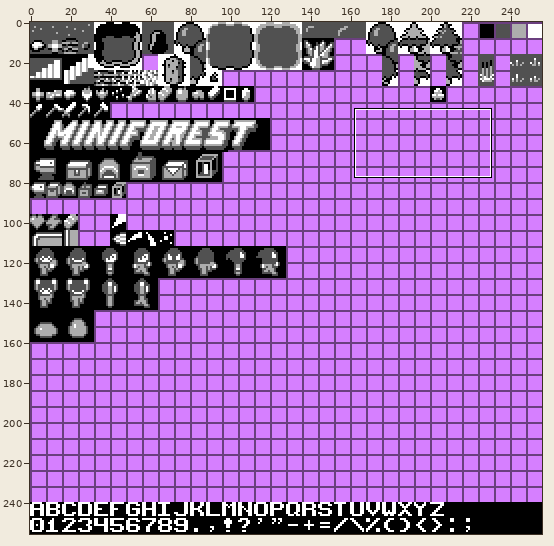
Sprite sheet: res/icons.png. The picture above shows the old version from afar; the outline marks the close-up.
Close-up. Before:
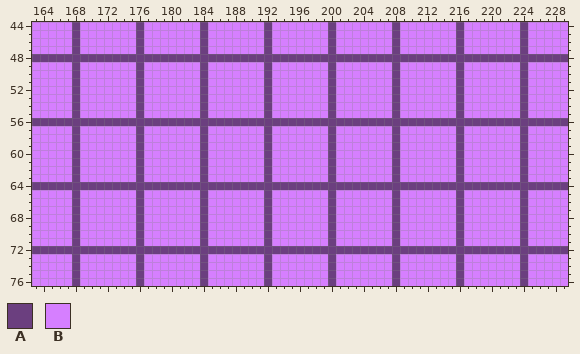
The file is 256x256 pixels. Shown: x 163..229, y 44..76.
Palette (. is transparent): A #6b3f7f  B #d67fff
Pixels before, first column x 163:
44 BBBBBABBBBBBBABBBBBBBABBBBBBBABBBBBBBABBBBBBBABBBBBBBABBBBBBBABBBBB
45 BBBBBABBBBBBBABBBBBBBABBBBBBBABBBBBBBABBBBBBBABBBBBBBABBBBBBBABBBBB
46 BBBBBABBBBBBBABBBBBBBABBBBBBBABBBBBBBABBBBBBBABBBBBBBABBBBBBBABBBBB
47 BBBBBABBBBBBBABBBBBBBABBBBBBBABBBBBBBABBBBBBBABBBBBBBABBBBBBBABBBBB
48 AAAAAAAAAAAAAAAAAAAAAAAAAAAAAAAAAAAAAAAAAAAAAAAAAAAAAAAAAAAAAAAAAAA
49 BBBBBABBBBBBBABBBBBBBABBBBBBBABBBBBBBABBBBBBBABBBBBBBABBBBBBBABBBBB
50 BBBBBABBBBBBBABBBBBBBABBBBBBBABBBBBBBABBBBBBBABBBBBBBABBBBBBBABBBBB
51 BBBBBABBBBBBBABBBBBBBABBBBBBBABBBBBBBABBBBBBBABBBBBBBABBBBBBBABBBBB
52 BBBBBABBBBBBBABBBBBBBABBBBBBBABBBBBBBABBBBBBBABBBBBBBABBBBBBBABBBBB
53 BBBBBABBBBBBBABBBBBBBABBBBBBBABBBBBBBABBBBBBBABBBBBBBABBBBBBBABBBBB
54 BBBBBABBBBBBBABBBBBBBABBBBBBBABBBBBBBABBBBBBBABBBBBBBABBBBBBBABBBBB
55 BBBBBABBBBBBBABBBBBBBABBBBBBBABBBBBBBABBBBBBBABBBBBBBABBBBBBBABBBBB
56 AAAAAAAAAAAAAAAAAAAAAAAAAAAAAAAAAAAAAAAAAAAAAAAAAAAAAAAAAAAAAAAAAAA
57 BBBBBABBBBBBBABBBBBBBABBBBBBBABBBBBBBABBBBBBBABBBBBBBABBBBBBBABBBBB
58 BBBBBABBBBBBBABBBBBBBABBBBBBBABBBBBBBABBBBBBBABBBBBBBABBBBBBBABBBBB
59 BBBBBABBBBBBBABBBBBBBABBBBBBBABBBBBBBABBBBBBBABBBBBBBABBBBBBBABBBBB
60 BBBBBABBBBBBBABBBBBBBABBBBBBBABBBBBBBABBBBBBBABBBBBBBABBBBBBBABBBBB
61 BBBBBABBBBBBBABBBBBBBABBBBBBBABBBBBBBABBBBBBBABBBBBBBABBBBBBBABBBBB
62 BBBBBABBBBBBBABBBBBBBABBBBBBBABBBBBBBABBBBBBBABBBBBBBABBBBBBBABBBBB
63 BBBBBABBBBBBBABBBBBBBABBBBBBBABBBBBBBABBBBBBBABBBBBBBABBBBBBBABBBBB
64 AAAAAAAAAAAAAAAAAAAAAAAAAAAAAAAAAAAAAAAAAAAAAAAAAAAAAAAAAAAAAAAAAAA
65 BBBBBABBBBBBBABBBBBBBABBBBBBBABBBBBBBABBBBBBBABBBBBBBABBBBBBBABBBBB
66 BBBBBABBBBBBBABBBBBBBABBBBBBBABBBBBBBABBBBBBBABBBBBBBABBBBBBBABBBBB
67 BBBBBABBBBBBBABBBBBBBABBBBBBBABBBBBBBABBBBBBBABBBBBBBABBBBBBBABBBBB
68 BBBBBABBBBBBBABBBBBBBABBBBBBBABBBBBBBABBBBBBBABBBBBBBABBBBBBBABBBBB
69 BBBBBABBBBBBBABBBBBBBABBBBBBBABBBBBBBABBBBBBBABBBBBBBABBBBBBBABBBBB
70 BBBBBABBBBBBBABBBBBBBABBBBBBBABBBBBBBABBBBBBBABBBBBBBABBBBBBBABBBBB
71 BBBBBABBBBBBBABBBBBBBABBBBBBBABBBBBBBABBBBBBBABBBBBBBABBBBBBBABBBBB
72 AAAAAAAAAAAAAAAAAAAAAAAAAAAAAAAAAAAAAAAAAAAAAAAAAAAAAAAAAAAAAAAAAAA
73 BBBBBABBBBBBBABBBBBBBABBBBBBBABBBBBBBABBBBBBBABBBBBBBABBBBBBBABBBBB
74 BBBBBABBBBBBBABBBBBBBABBBBBBBABBBBBBBABBBBBBBABBBBBBBABBBBBBBABBBBB
75 BBBBBABBBBBBBABBBBBBBABBBBBBBABBBBBBBABBBBBBBABBBBBBBABBBBBBBABBBBB
76 BBBBBABBBBBBBABBBBBBBABBBBBBBABBBBBBBABBBBBBBABBBBBBBABBBBBBBABBBBB
Now the later version:
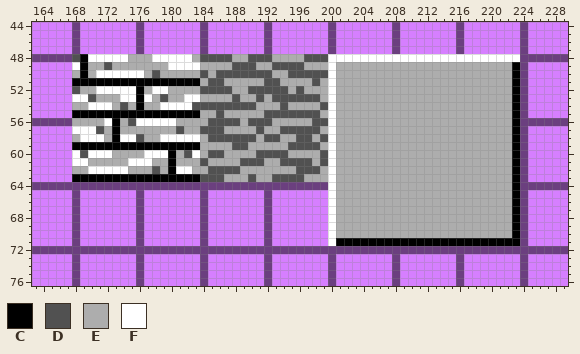
Colours new in this view: C #000000  D #515151  E #adadad  F #ffffff
Diff:
Changed rows in their new state; - is an unchanged pixel.
first column x 168:
48 DCFFFFFEEEFFFFFEDDDDEEDDDEEEEDDDFFFFFFFFFFFFFFFFFFFFFFFF
49 FCEEDEEEEEEEFFFFEEEEDDDEEDDDDEEEFEEEEEEEEEEEEEEEEEEEEEEC
50 ECEFFFFFFEDEEEEEDEDDDDDDDEEDDDDDFEEEEEEEEEEEEEEEEEEEEEEC
51 CCCCCCCCCCCCCCCCEDDEEEEEDDEEEEDEFEEEEEEEEEEEEEEEEEEEEEEC
52 DEEFFFFFCEFFEEEEDDDDEEDDDDDEDEEEFEEEEEEEEEEEEEEEEEEEEEEC
53 FFDEEEFFCFEDEEFFEEEEDEEDEDDDDDDEFEEEEEEEEEEEEEEEEEEEEEEC
54 EEFFFEDECEEFFFFDDDDDDDDEEEDEEEEDFEEEEEEEEEEEEEEEEEEEEEEC
55 CCCCCCCCCCCCCCCCEEDEEEEEDDDDDDDEFEEEEEEEEEEEEEEEEEEEEEEC
56 EEEEFCEDFFFFFEEEEDDDDEDDDEEEEEDDFEEEEEEEEEEEEEEEEEEEEEEC
57 FFFDECEEEEEEEDEEDDDEEEEDEEDDDDDEFEEEEEEEEEEEEEEEEEEEEEEC
58 EFFFECFFDEEFFFFFEDDDDDDEDDEEDDEDFEEEEEEEEEEEEEEEEEEEEEEC
59 CCCCCCCCCCCCCCCCEEEEDDEEEEEDDDDEFEEEEEEEEEEEEEEEEEEEEEEC
60 FDFFFEEEEFFFCEDFEDDEEEEDDDDEEEEDFEEEEEEEEEEEEEEEEEEEEEEC
61 FFEEEEEFFFEECEEEDEEEEDDDEEDDDDEDFEEEEEEEEEEEEEEEEEEEEEEC
62 EEFFFFFEEEDECFFEEDDDDEEEEEEEDDDEFEEEEEEEEEEEEEEEEEEEEEEC
63 CCCCCCCCCCCCCCCCDDDEEEDEEDDDDEEEFEEEEEEEEEEEEEEEEEEEEEEC
64 --------------------------------FEEEEEEEEEEEEEEEEEEEEEEC
65 --------------------------------FEEEEEEEEEEEEEEEEEEEEEEC
66 --------------------------------FEEEEEEEEEEEEEEEEEEEEEEC
67 --------------------------------FEEEEEEEEEEEEEEEEEEEEEEC
68 --------------------------------FEEEEEEEEEEEEEEEEEEEEEEC
69 --------------------------------FEEEEEEEEEEEEEEEEEEEEEEC
70 --------------------------------FEEEEEEEEEEEEEEEEEEEEEEC
71 --------------------------------FCCCCCCCCCCCCCCCCCCCCCCC
Changed places in both close-ups, as pixel boxes (x1, y1, x2, y2):
changed: (72, 54, 520, 246)
